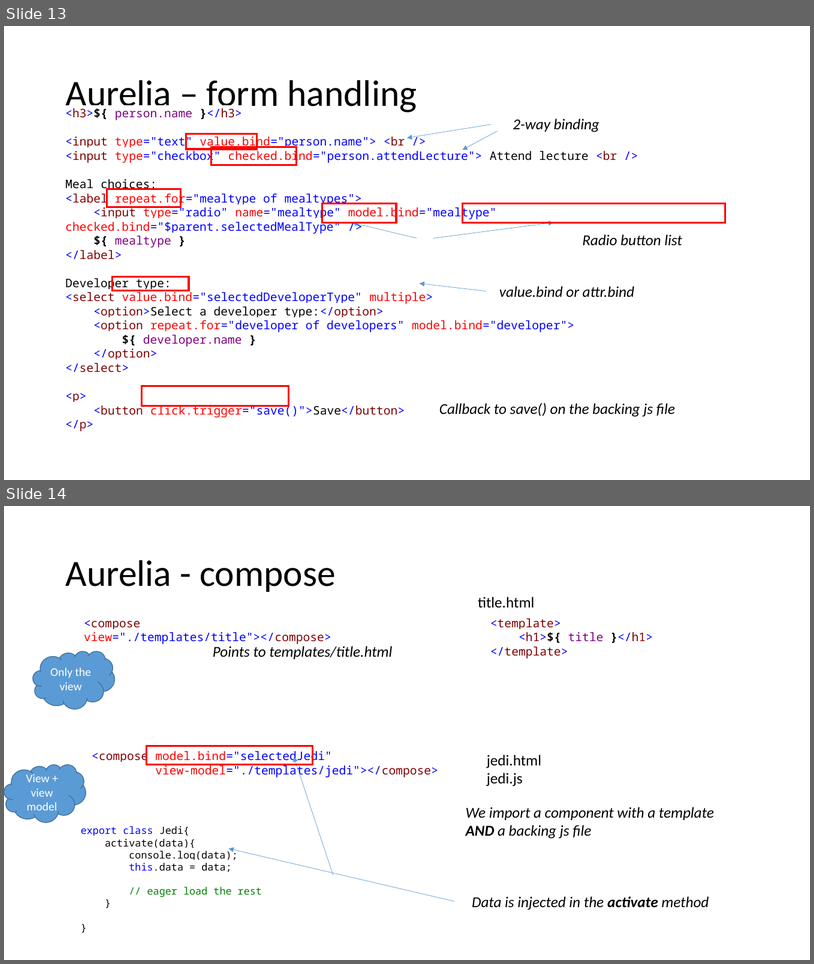
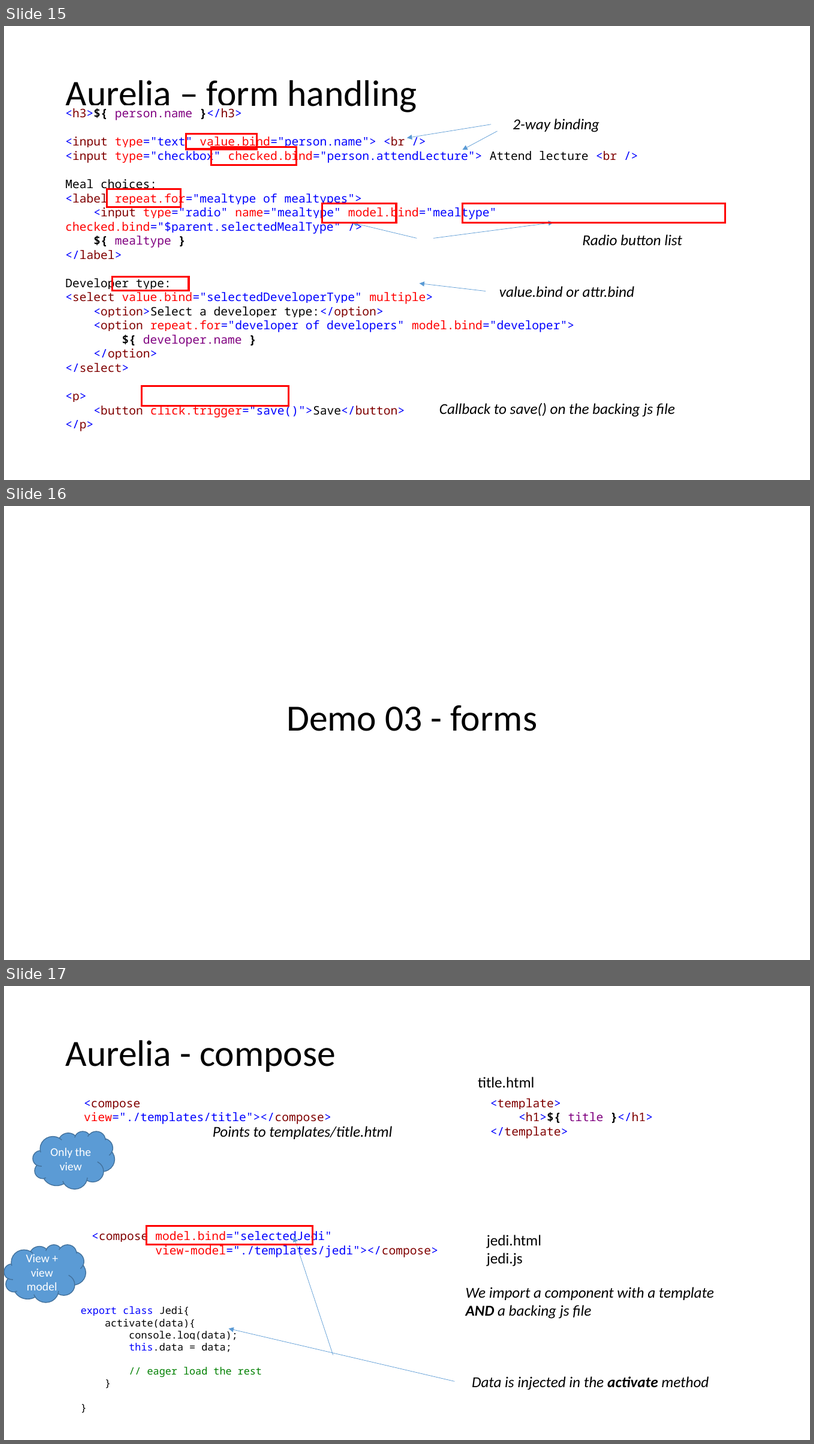
Before and after one commit to softchris/angular_meetup, a slide deck: 3sep_lecture/Ecmascript 2015 and Aurelia.pptx. Shown one above the other, each under a label of ours: slides 13 and 14 before the commit, slides 15, 16 and 17 after it. The pictures are 814x964 and 814x1444 pixels, drawn with LibreOffice and Linux fonts; fonts in the diff are those of the drawing. Boxes give left, top, right and bottom in pixels: in the first picture for what was removed or moved away, otherwise in the second. Text is boxed around its words. In the diff, an @@ line names an element or a change of style, - is before the commit and + after.

Commit message:
added demo pages to ppt

```diff
--- a/3sep_lecture/Ecmascript 2015 and Aurelia.pptx
+++ b/3sep_lecture/Ecmascript 2015 and Aurelia.pptx
@@ slide 16 added at [4, 506, 810, 960], background #FFFFFF @@
@@ text added at [287, 705, 537, 731], 44 pt, text #000000 @@
+Demo 03 - forms
@@ what was slide 13 is now slide 15 @@
@@ what was slide 14 is now slide 17 @@
```
Also in this commit, not shown: 4 other slides added.
